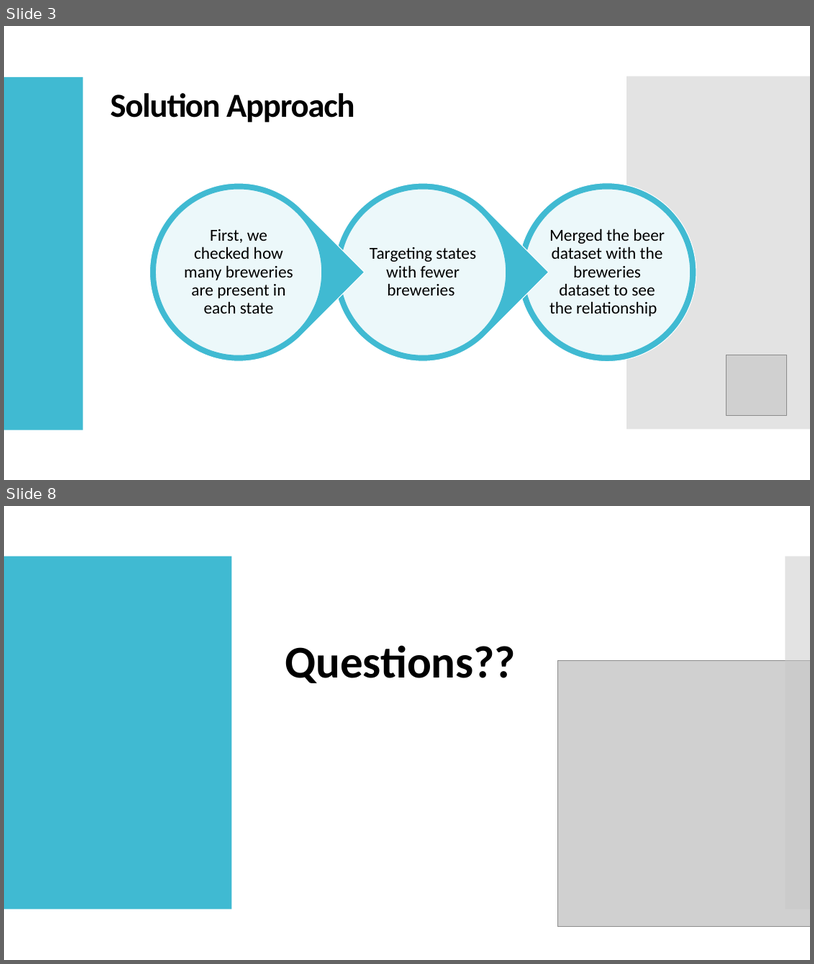
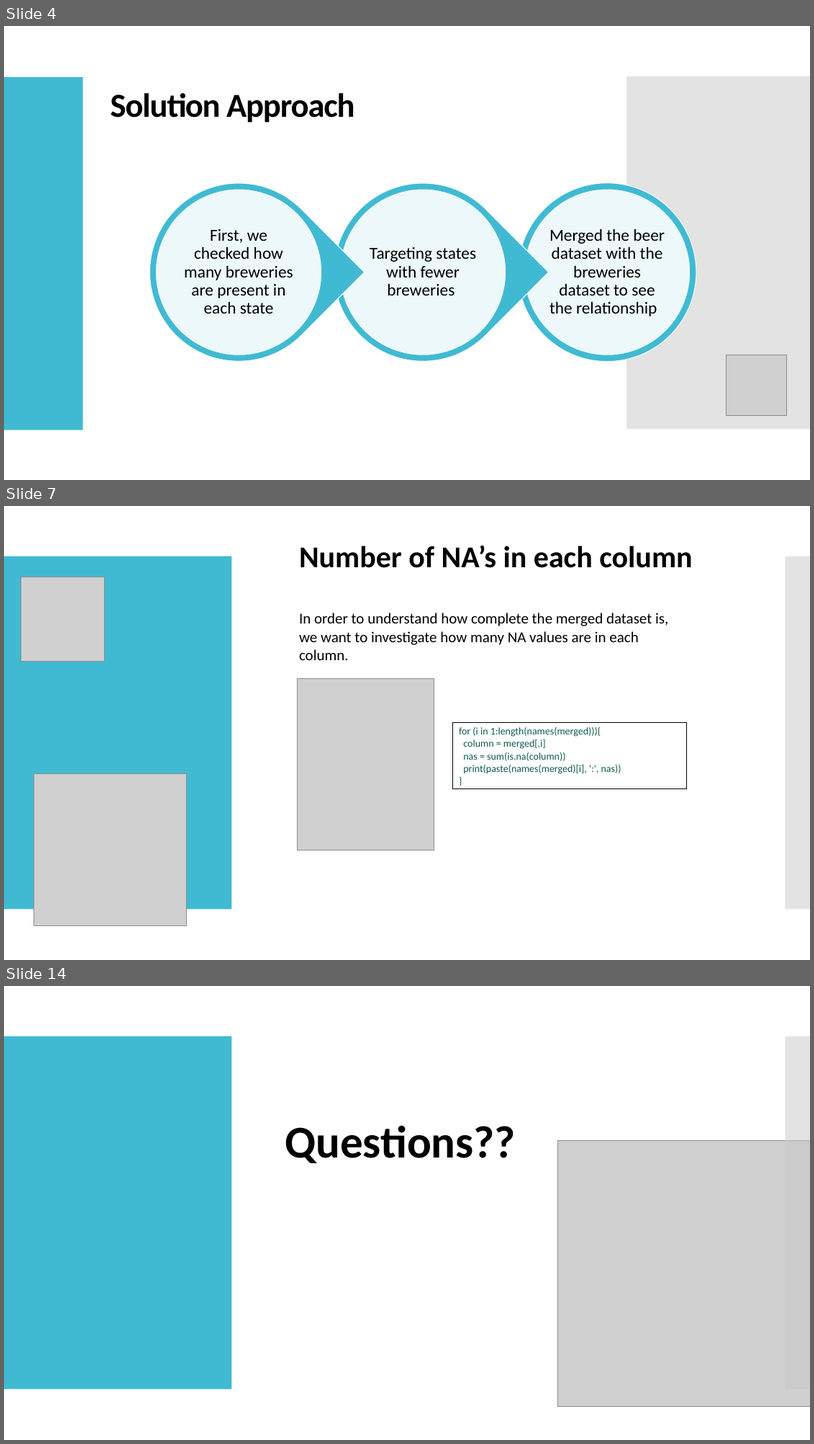
Before and after one commit to sfogelm/SMUDataScienceCapstone1, a slide deck: CaseStudy.pptx. Shown one above the other, each under a label of ours: slides 3 and 8 before the commit, slides 4, 7 and 14 after it; the slides between them are not shown. The pictures are 814x964 and 814x1444 pixels, drawn with LibreOffice and Linux fonts; fonts in the diff are those of the drawing; grey boxes stand for pictures. Boxes give left, top, right and bottom in pixels: in the first picture for what was removed or moved away, otherwise in the second. Text is boxed around its words. In the diff, an @@ line names an element or a change of style, - is before the commit and + after.

```diff
--- a/CaseStudy.pptx
+++ b/CaseStudy.pptx
@@ slide 7 added at box(4, 506, 810, 960), background #FFFFFF; not listed: 2 template elements that a slide beside it also shows @@
@@ text added at box(299, 545, 692, 568), 36 pt, text #000000, bold @@
+Number of NA’s in each column
@@ picture added at box(21, 577, 105, 661) @@
@@ text added at box(299, 613, 669, 660), 18 pt, text #000000 @@
+In order to understand how complete the merged dataset is, we want to investigate how many NA values are in each column.
@@ picture added at box(298, 678, 434, 849) @@
@@ table added at box(453, 723, 687, 789), 1 rows, 1 columns @@
+for (i in 1:length(names(merged))){ / column = merged[,i] / nas = sum(is.na(column)) / print(paste(names(merged)[i], ':', nas)) / }
@@ picture added at box(34, 773, 187, 926) @@
@@ what was slide 3 is now slide 4 @@
@@ what was slide 8 is now slide 14 @@
```
Also in this commit, not shown: 2 slides changed, 7 other slides added, 2 slides removed.
